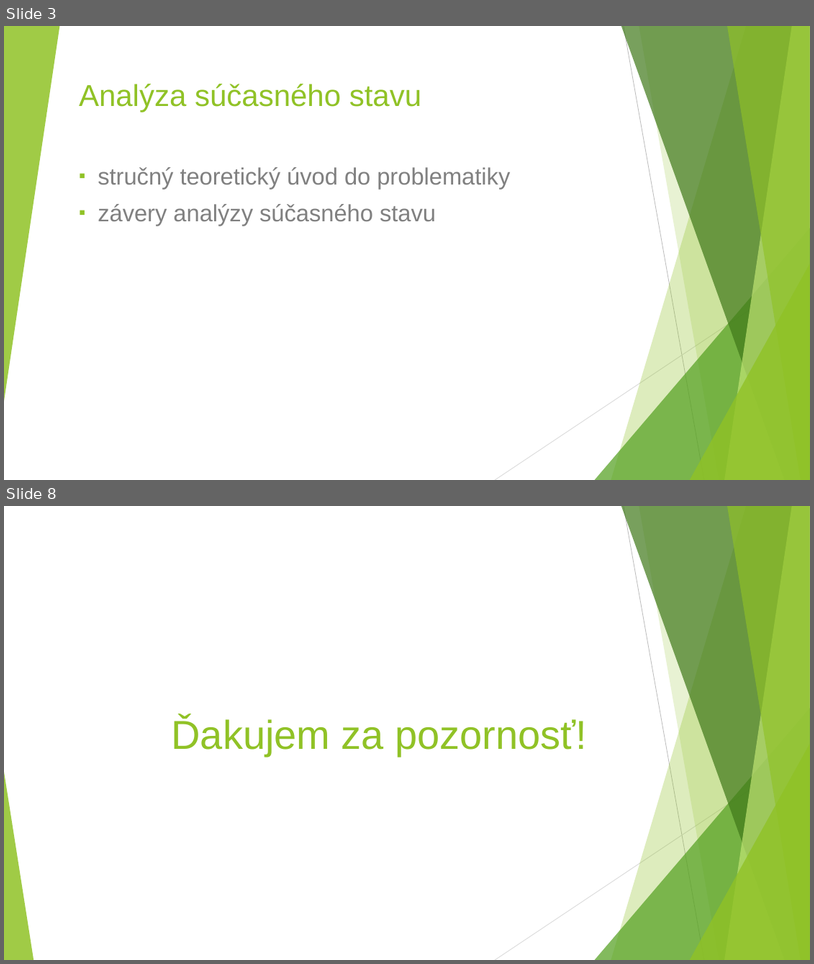
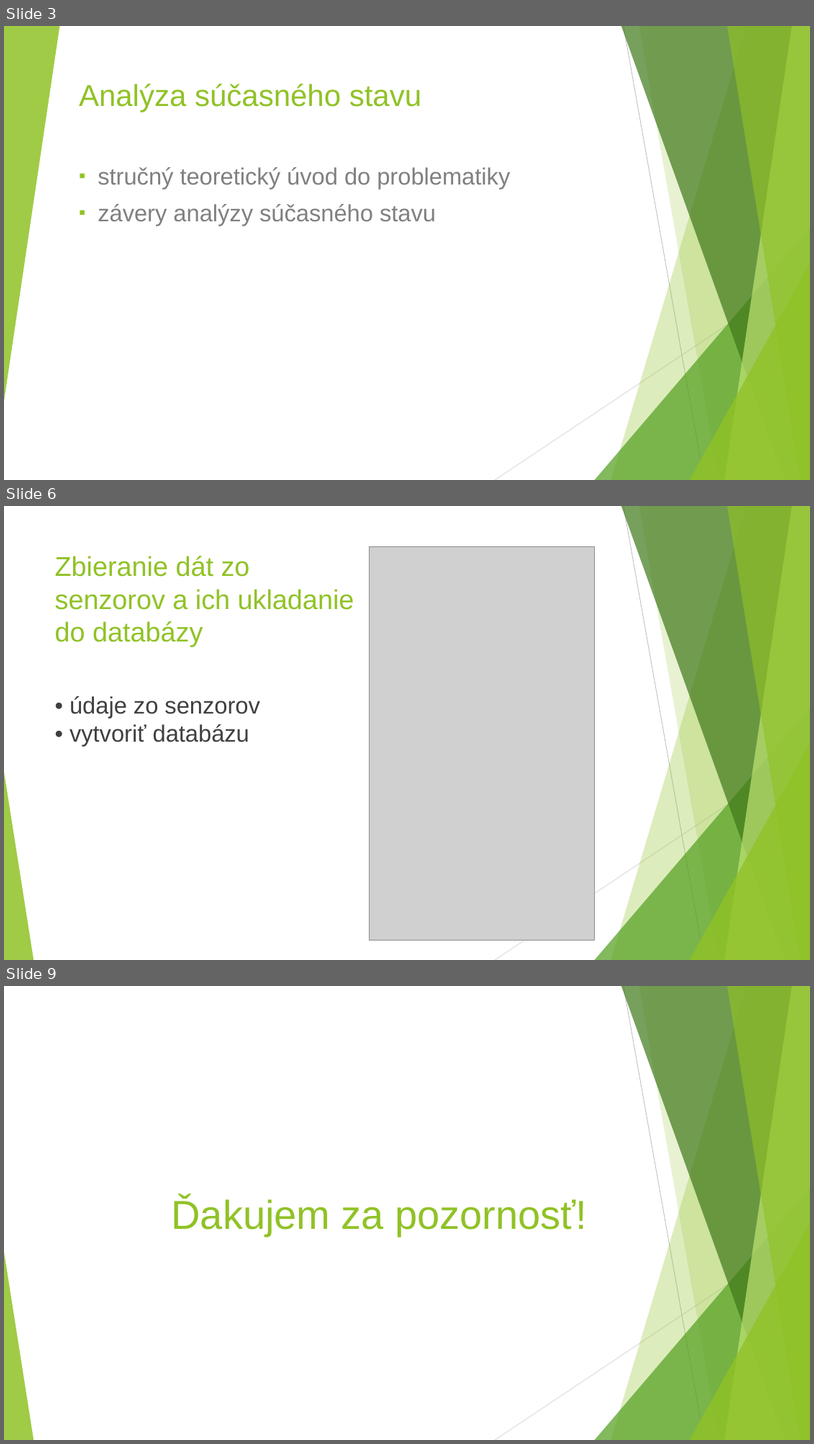
Before and after one commit to gameblaer/zaverecna_praca_bc, a slide deck: Prezentacia_Vrták_Martin.pptx. Shown one above the other, each under a label of ours: slides 3 and 8 before the commit, slides 3, 6 and 9 after it; the slides between them are not shown. The pictures are 814x964 and 814x1444 pixels, drawn with LibreOffice and Linux fonts; fonts in the diff are those of the drawing; grey boxes stand for pictures. Boxes give left, top, right and bottom in pixels: in the first picture for what was removed or moved away, otherwise in the second. Text is boxed around its words. In the diff, an @@ line names an element or a change of style, - is before the commit and + after.

```diff
--- a/Prezentacia_Vrták_Martin.pptx
+++ b/Prezentacia_Vrták_Martin.pptx
@@ slide 6 added at box(4, 506, 810, 960), background #FFFFFF; not listed: 10 template elements that a slide beside it also shows @@
@@ picture added at box(369, 546, 595, 940) @@
@@ title added at box(55, 556, 355, 647), 32.4 pt, text #90C226 @@
+Zbieranie dát zo senzorov a ich ukladanie do databázy
@@ text added at box(70, 696, 260, 746), 28 pt, text #404040 @@
+• údaje zo senzorov
+• vytvoriť databázu
@@ what was slide 8 is now slide 9 @@
```
Also in this commit, not shown: 3 slides changed, 3 other slides added, 2 slides removed.
